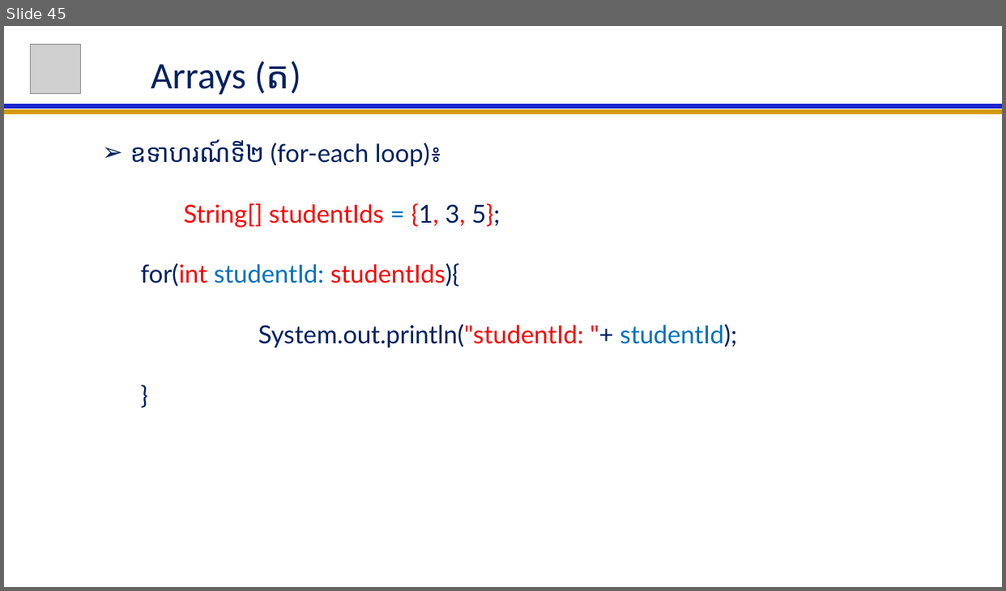
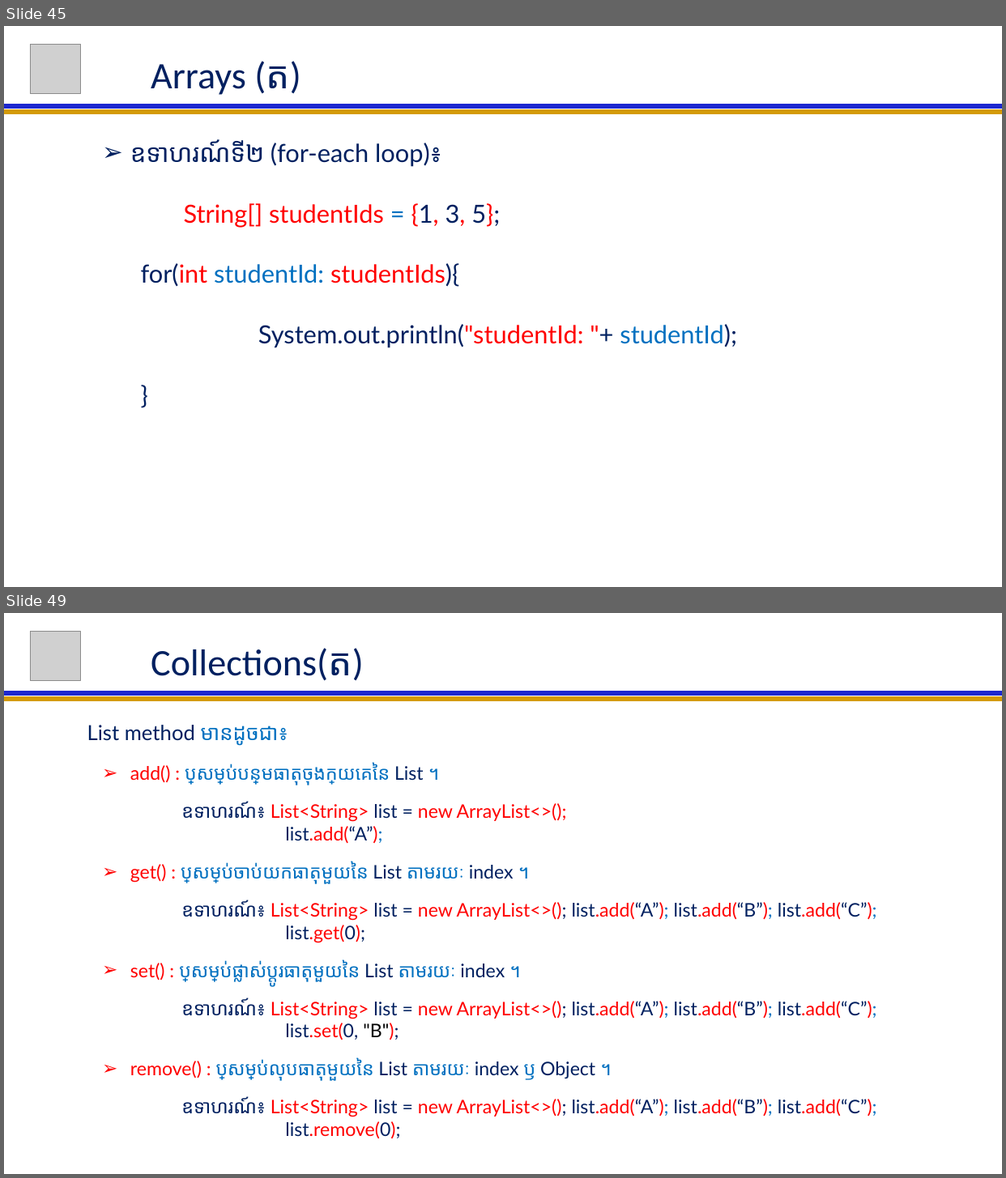
Before and after one commit to NGOUNCHHENGHY/ACLEDA-Java-For-Beginer, a slide deck: Java For Beginer Lession.pptx. Shown one above the other, each under a label of ours: slide 45 before the commit, slides 45 and 49 after it; the slides between them are not shown. The pictures are 1006x591 and 1006x1178 pixels, drawn with LibreOffice and Linux fonts; fonts in the diff are those of the drawing; grey boxes stand for pictures. Boxes give left, top, right and bottom in pixels: in the first picture for what was removed or moved away, otherwise in the second. Text is boxed around its words. In the diff, an @@ line names an element or a change of style, - is before the commit and + after.

```diff
--- a/Java For Beginer Lession.pptx
+++ b/Java For Beginer Lession.pptx
@@ slide 49 added at (4, 613, 1002, 1174), background #FFFFFF @@
@@ picture added at (31, 631, 80, 680) @@
@@ title added at (151, 648, 364, 681), 36 pt, text #002060 @@
+Collections(ត)
@@ line added from (4, 699) to (1002, 699), #D49B06 4.5 pt @@
@@ line added from (4, 693) to (1002, 693), #1C27CF 4.5 pt @@
@@ subtitle added at (87, 725, 877, 1139), 18 pt, text #FF0000 @@
+List method មានដូចជា៖
+  ➢ add() : ប្រើសម្រាប់បន្ថែមធាតុចុងក្រោយគេនៃ List ។
+  ឧទាហរណ៍៖ List<String> list = new ArrayList<>();
+  list.add(“A”);
+  ➢ get() : ប្រើសម្រាប់ចាប់យកធាតុមួយនៃ List តាមរយៈ index ។
+  ឧទាហរណ៍៖ List<String> list = new ArrayList<>(); list.add(“A”); list.add(“B”); list.add(“C”);
+  list.get(0);
+  ➢ set() : ប្រើសម្រាប់ផ្លាស់ប្តូរធាតុមួយនៃ List តាមរយៈ index ។
+  ឧទាហរណ៍៖ List<String> list = new ArrayList<>(); list.add(“A”); list.add(“B”); list.add(“C”);
+  list.set(0, "B");
+  ➢ remove() : ប្រើសម្រាប់លុបធាតុមួយនៃ List តាមរយៈ index ឫ Object ។
+  ឧទាហរណ៍៖ List<String> list = new ArrayList<>(); list.add(“A”); list.add(“B”); list.add(“C”);
+  list.remove(0);
```
Also in this commit, not shown: 10 other slides added.
